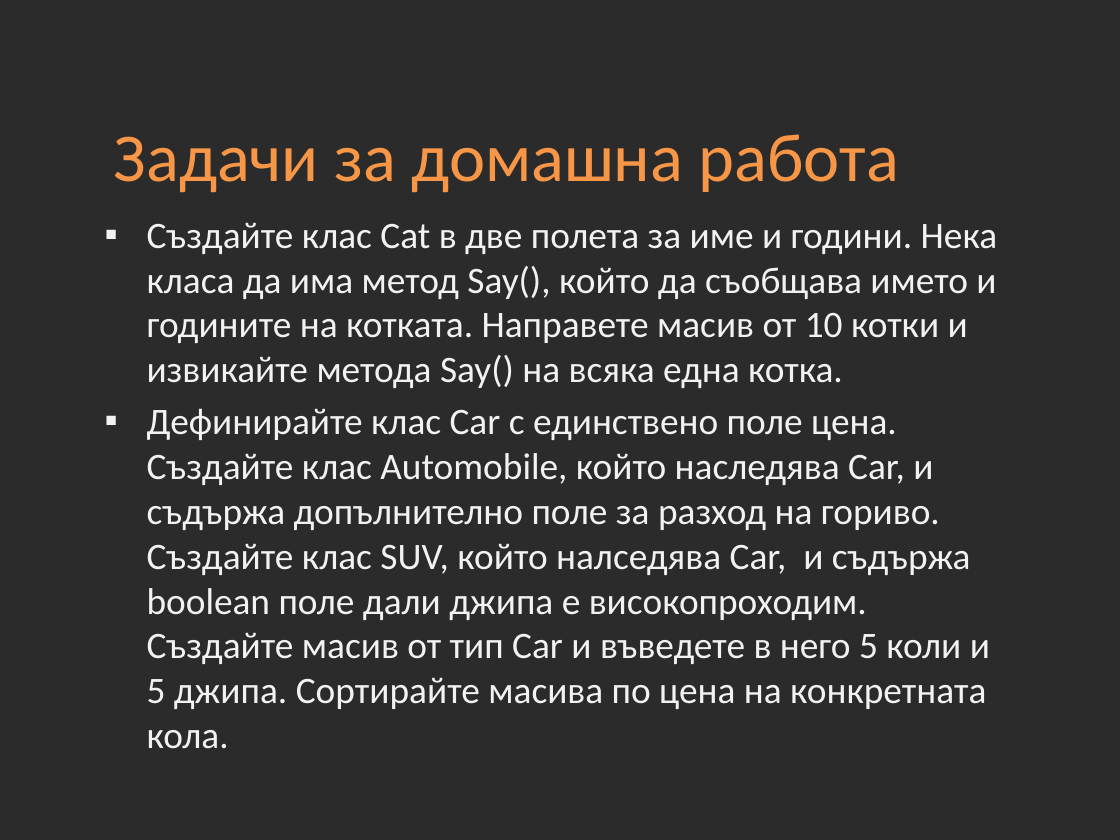
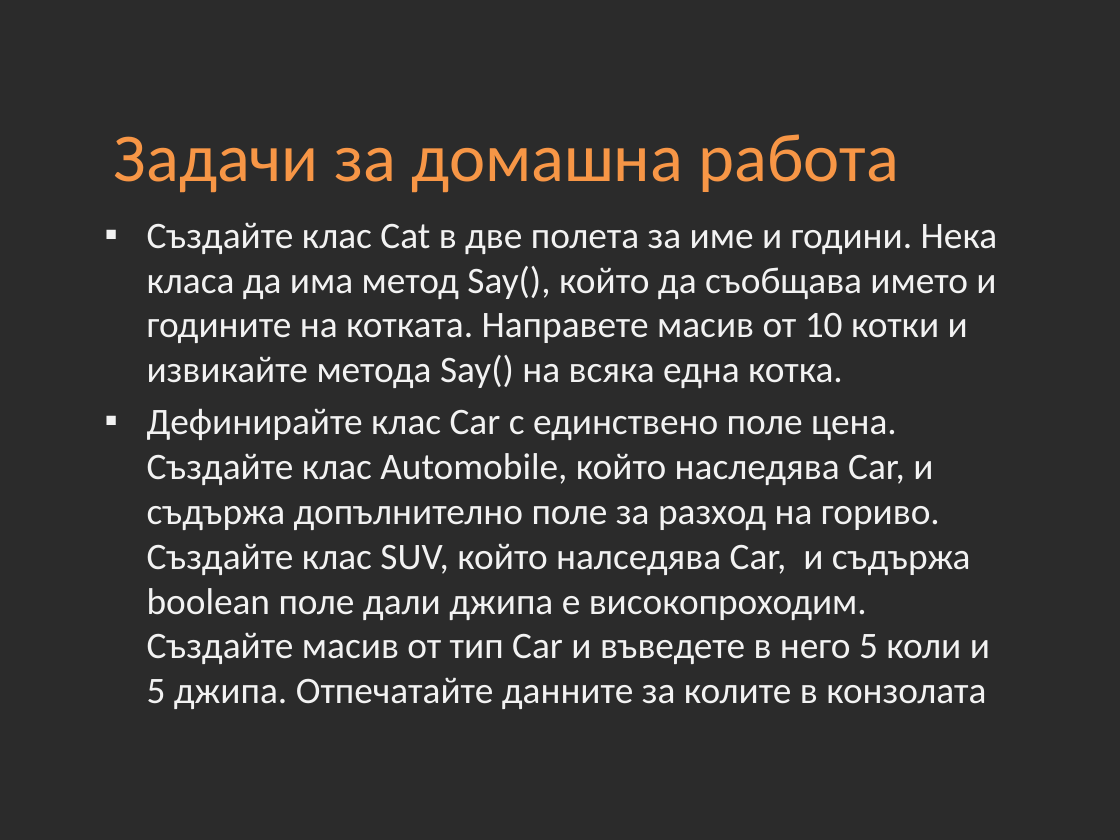
Before and after one commit to Academy-Soft-Intellect/Dot-Net-Course, a slide deck: slide 24 of 06-Classes-and-Objects.pptx. Drawn at 1120x840 pixels with LibreOffice and Linux fonts; fonts in the diff are those of the drawing; background and template pictures are left out; a plain dark background stands for a picture behind light text. Boxes give left, top, right and bottom in pixels: in the first picture for what was removed or moved away, otherwise in the second. Text is boxed around its words. In the diff, an @@ line names an element or a change of style, - is before the commit and + after.

```diff
--- a/06-Classes-and-Objects.pptx
+++ b/06-Classes-and-Objects.pptx
@@ text at [147,408,990,709]: text changed @@
-▪ Дефинирайте клас Car с единствено поле цена. Създайте клас Automobile, който наследява Car, и съдържа допълнително поле за разход на гориво. Създайте клас SUV, който налседява Car, и съдържа boolean поле дали джипа е високопроходим. Създайте масив от тип Car и въведете в него 5 коли и 5 джипа. Сортирайте масива по цена на конкретната кола.
+▪ Дефинирайте клас Car с единствено поле цена. Създайте клас Automobile, който наследява Car, и съдържа допълнително поле за разход на гориво. Създайте клас SUV, който налседява Car, и съдържа boolean поле дали джипа е високопроходим. Създайте масив от тип Car и въведете в него 5 коли и 5 джипа. Oтпечатайте данните за колите в конзолата
```
Also in this commit, not shown: 24 other files.
